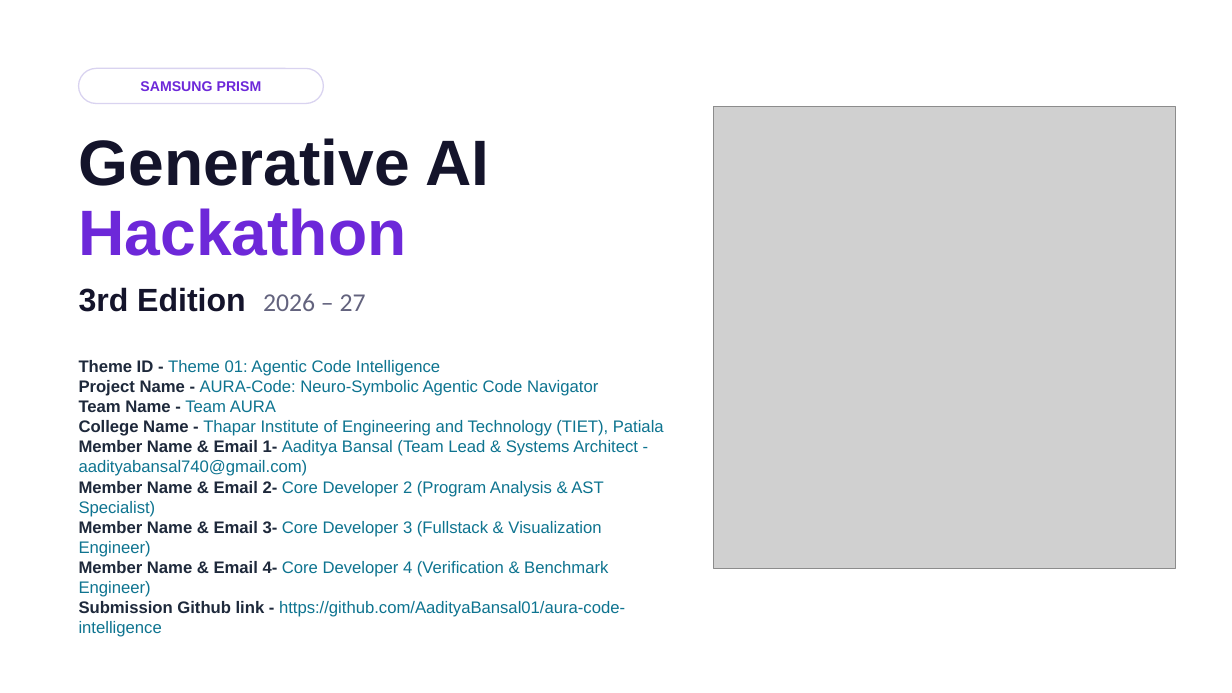
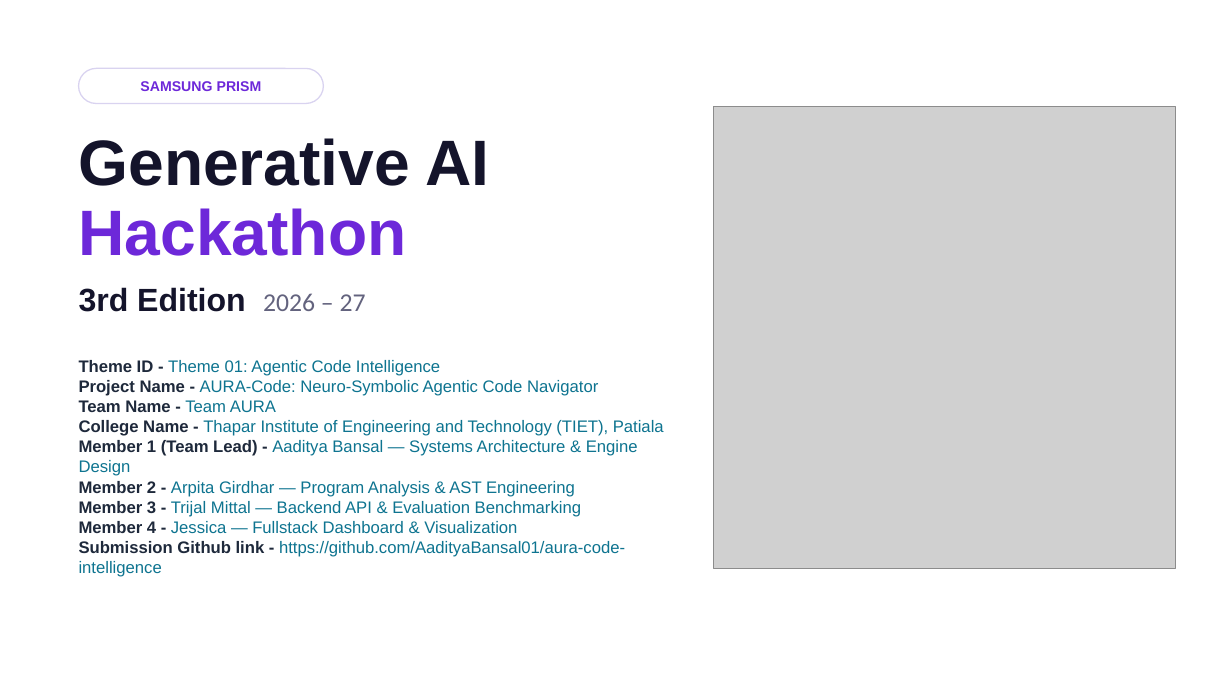
Before and after one commit to AadityaBansal01/aura-code-intelligence, a slide deck: slide 1 of Thapar_TeamAURA_Submission.pptx. Drawn at 1232x693 pixels with LibreOffice and Linux fonts; fonts in the diff are those of the drawing; grey boxes stand for pictures. Boxes give left, top, right and bottom in pixels: in the first picture for what was removed or moved away, otherwise in the second. Text is boxed around its words. In the diff, an @@ line names an element or a change of style, - is before the commit and + after.

Commit message:
fix: update team roster (Aaditya Bansal, Arpita Girdhar, Trijal Mittal, Jessica), remove personal email from submission artifacts

```diff
--- a/Thapar_TeamAURA_Submission.pptx
+++ b/Thapar_TeamAURA_Submission.pptx
@@ text at [79,440,638,533]: text changed @@
-Member Name & Email 1- Aaditya Bansal (Team Lead & Systems Architect - aadityabansal740@gmail.com)
-Member Name & Email 2- Core Developer 2 (Program Analysis & AST Specialist)
-Member Name & Email 3- Core Developer 3 (Fullstack & Visualization Engineer)
-Member Name & Email 4- Core Developer 4 (Verification & Benchmark Engineer)
+Member 1 (Team Lead) - Aaditya Bansal — Systems Architecture & Engine Design
+Member 2 - Arpita Girdhar — Program Analysis & AST Engineering
+Member 3 - Trijal Mittal — Backend API & Evaluation Benchmarking
+Member 4 - Jessica — Fullstack Dashboard & Visualization
```
Also in this commit, not shown: 1 other slide changed, 5 other files.
